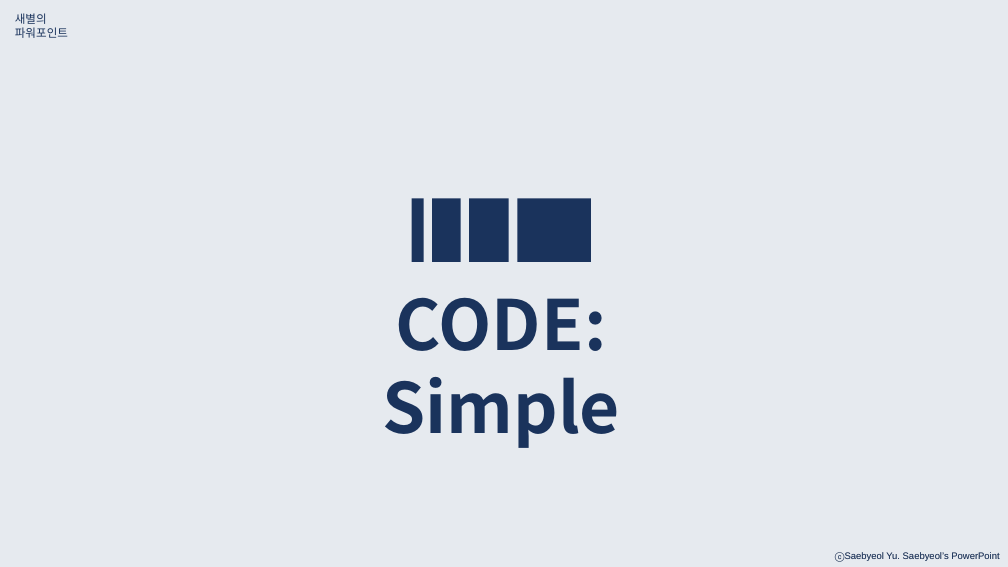
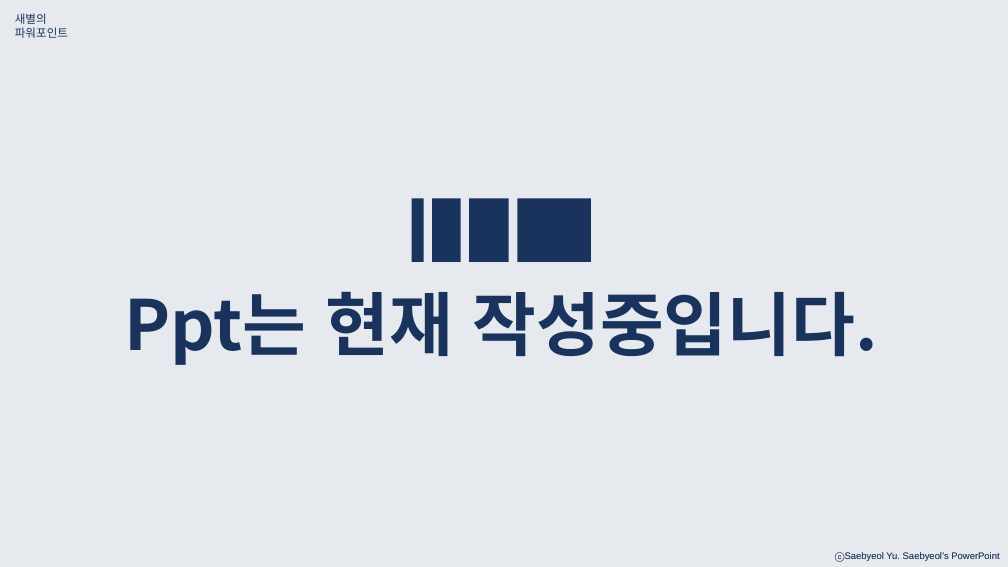
Before and after one commit to boomboomboom513/portfolio, a slide deck: slide 1 of 2. 주소록 조회 시스템(웹)/주소록 관리 웹사이트 개발.pptx. Drawn at 1008x567 pixels with LibreOffice and Linux fonts; fonts in the diff are those of the drawing; background and template pictures are left out. Boxes give left, top, right and bottom in pixels: in the first picture for what was removed or moved away, otherwise in the second. Text is boxed around its words. In the diff, an @@ line names an element or a change of style, - is before the commit and + after.

```diff
--- a/2. 주소록 조회 시스템(웹)/주소록 관리 웹사이트 개발.pptx
+++ b/2. 주소록 조회 시스템(웹)/주소록 관리 웹사이트 개발.pptx
@@ text at (125, 291, 878, 365): text changed @@
-CODE: Simple
+Ppt는 현재 작성중입니다.
```
Also in this commit, not shown: 3 other files.
